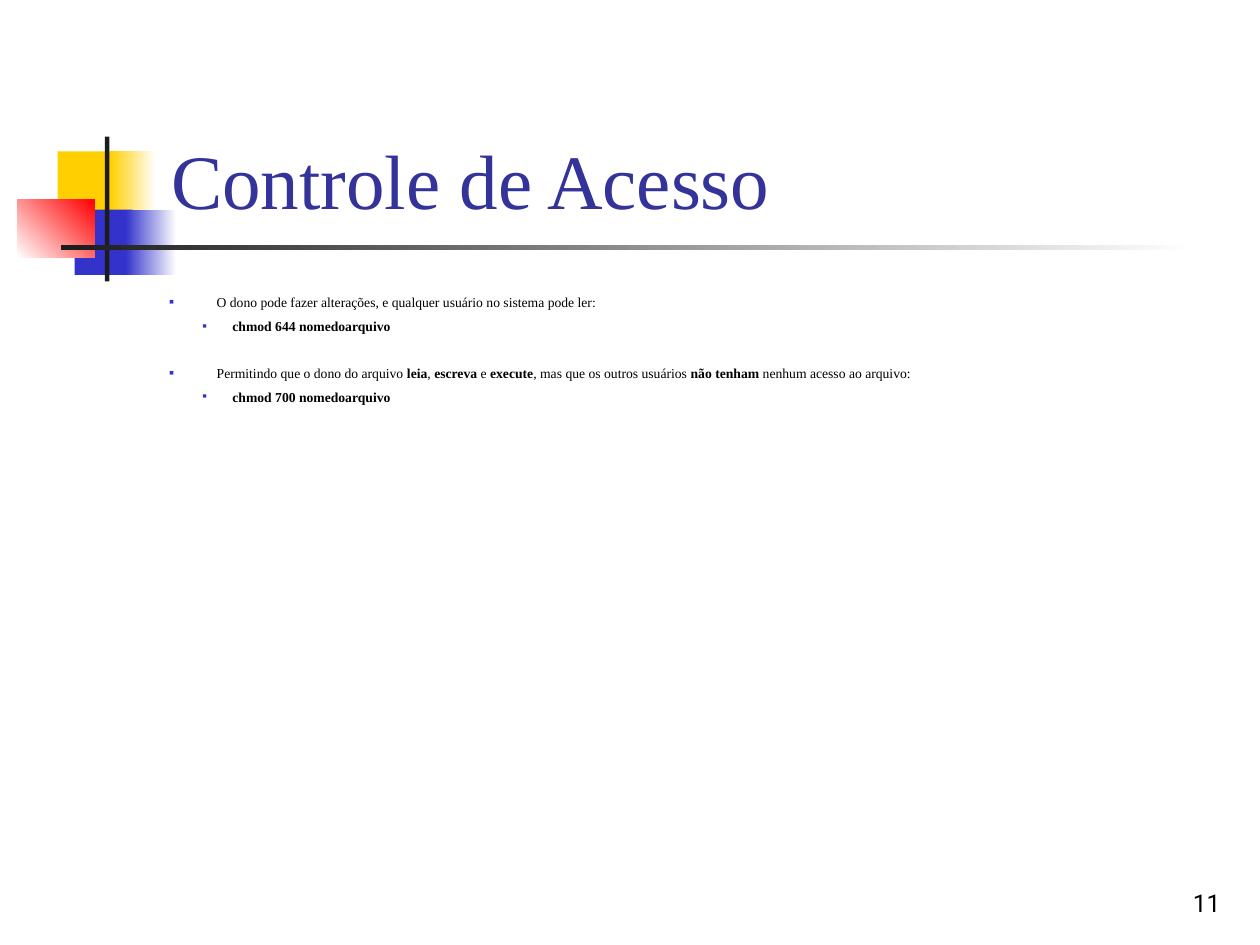
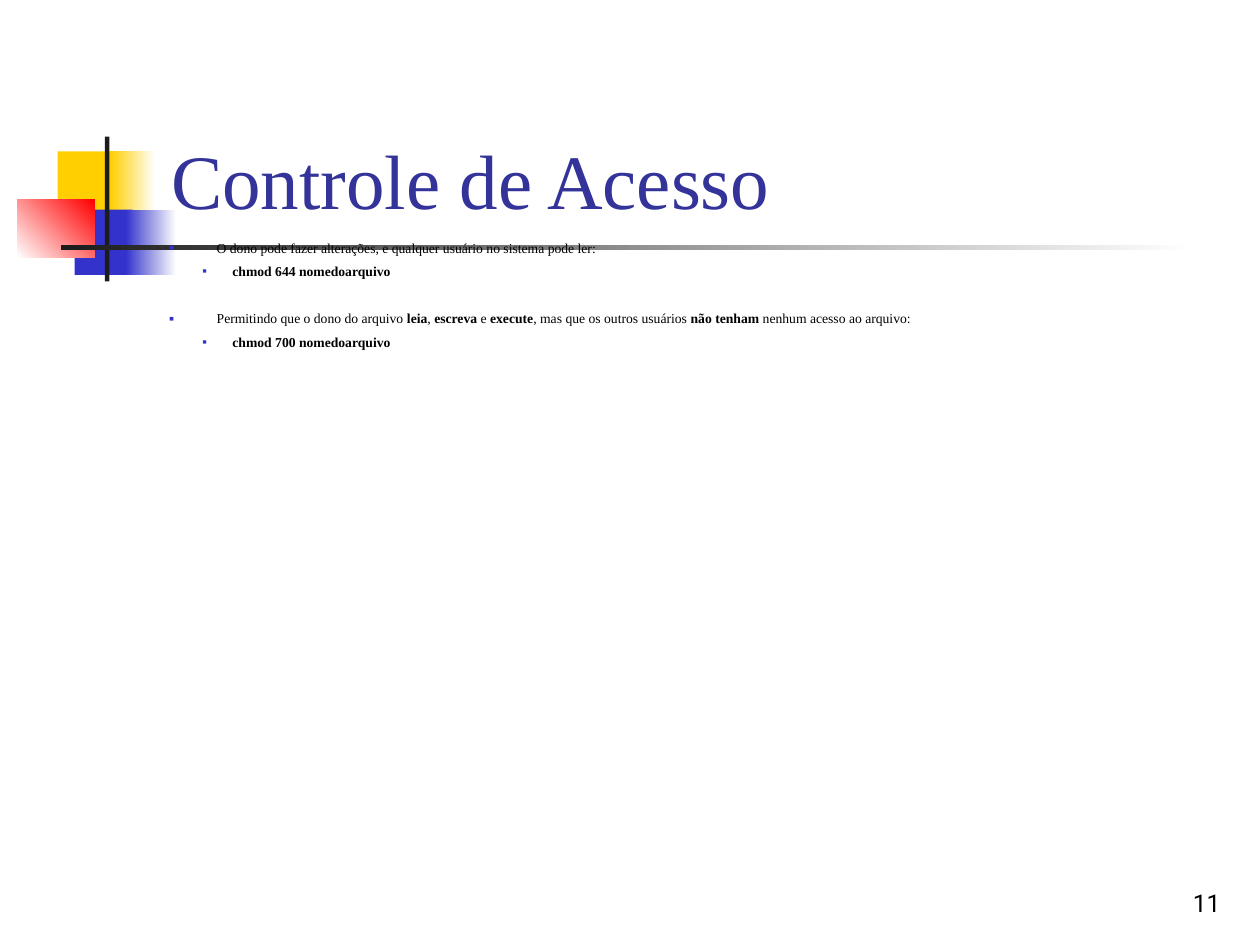
Before and after one commit to IgorSantos1996/SEMAC, a slide deck: slide 11 of Aula - 06 - Administrar Usuarios e Grupos.ppt. Drawn at 1260x945 pixels with LibreOffice and Linux fonts; fonts in the diff are those of the drawing. Boxes give left, top, right and bottom in pixels: in the first picture for what was removed or moved away, otherwise in the second. Text is boxed around its words. In the diff, an @@ line names an element or a change of style, - is before the commit and + after.

```diff
--- a/Aula - 06 - Administrar Usuarios e Grupos.ppt
+++ b/Aula - 06 - Administrar Usuarios e Grupos.ppt
@@ text "O dono pode fazer alterações, ..." moved from (x1=217, y1=297, x2=910, y2=405) to (x1=217, y1=242, x2=910, y2=350) @@
```
Also in this commit, not shown: 4 other slides changed, 1 slide added, 1 slide removed.
